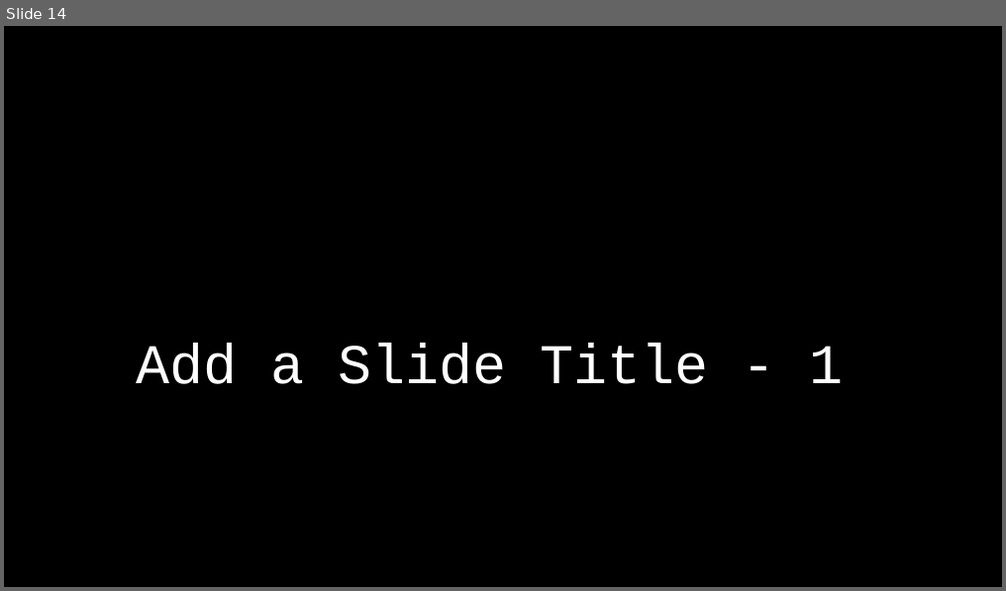
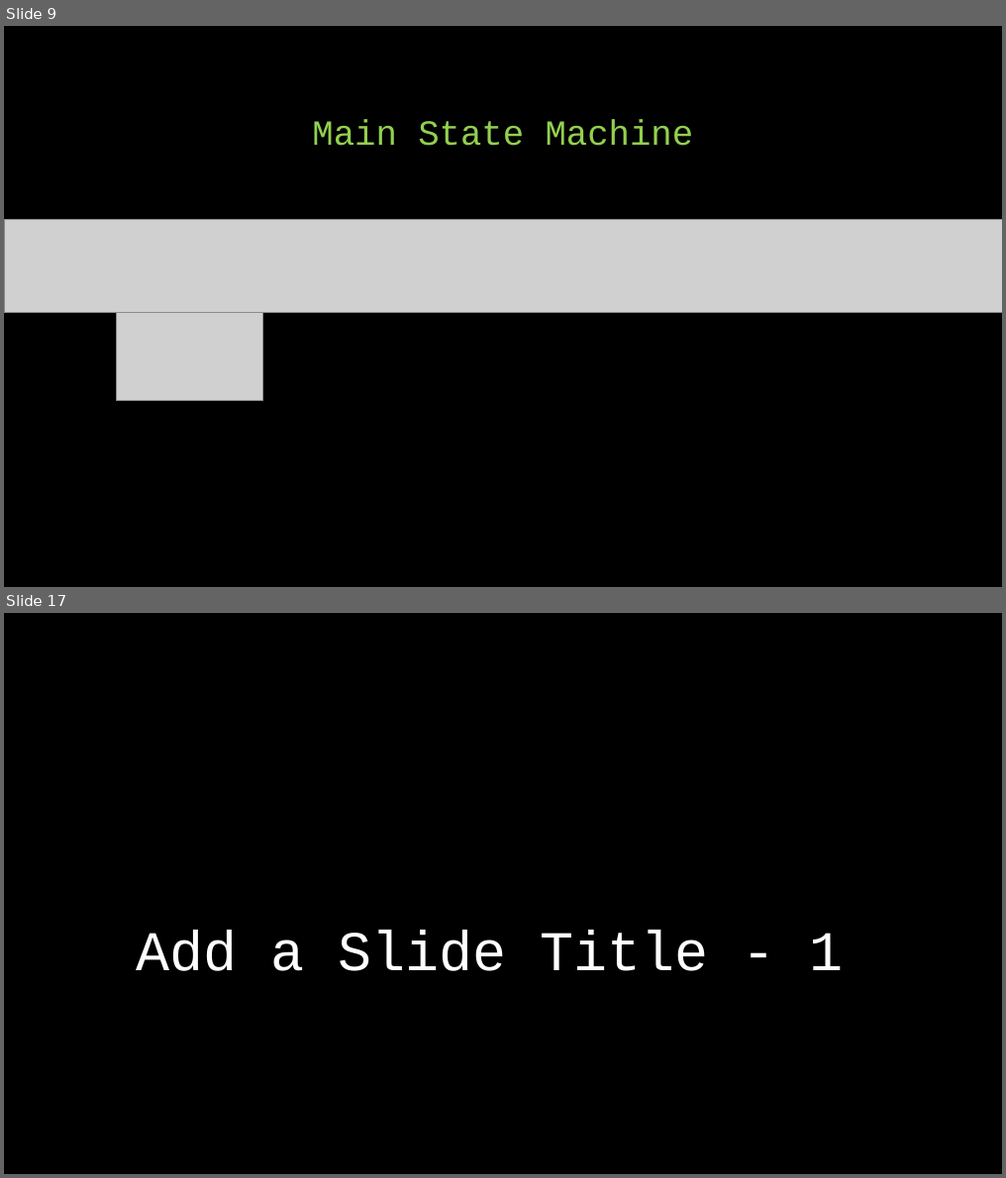
Before and after one commit to idowein/FPGA-image-interpolator, a slide deck: datasheets/Digital Zoom presentation.pptx. Shown one above the other, each under a label of ours: slide 14 before the commit, slides 9 and 17 after it; the slides between them are not shown. The pictures are 1006x591 and 1006x1178 pixels, drawn with LibreOffice and Linux fonts; fonts in the diff are those of the drawing; grey boxes stand for pictures. Boxes give left, top, right and bottom in pixels: in the first picture for what was removed or moved away, otherwise in the second. Text is boxed around its words. In the diff, an @@ line names an element or a change of style, - is before the commit and + after.

```diff
--- a/datasheets/Digital Zoom presentation.pptx
+++ b/datasheets/Digital Zoom presentation.pptx
@@ slide 9 added at [4,26,1002,587], background #000000 @@
@@ title added at [312,120,694,146], 34 pt, text #92D050 @@
+Main State Machine
@@ picture added at [4,220,1002,313] @@
@@ picture added at [116,313,263,400] @@
@@ what was slide 14 is now slide 17 @@
```
Also in this commit, not shown: 6 slides changed, 5 other slides added, 3 slides removed, 5 other files.
